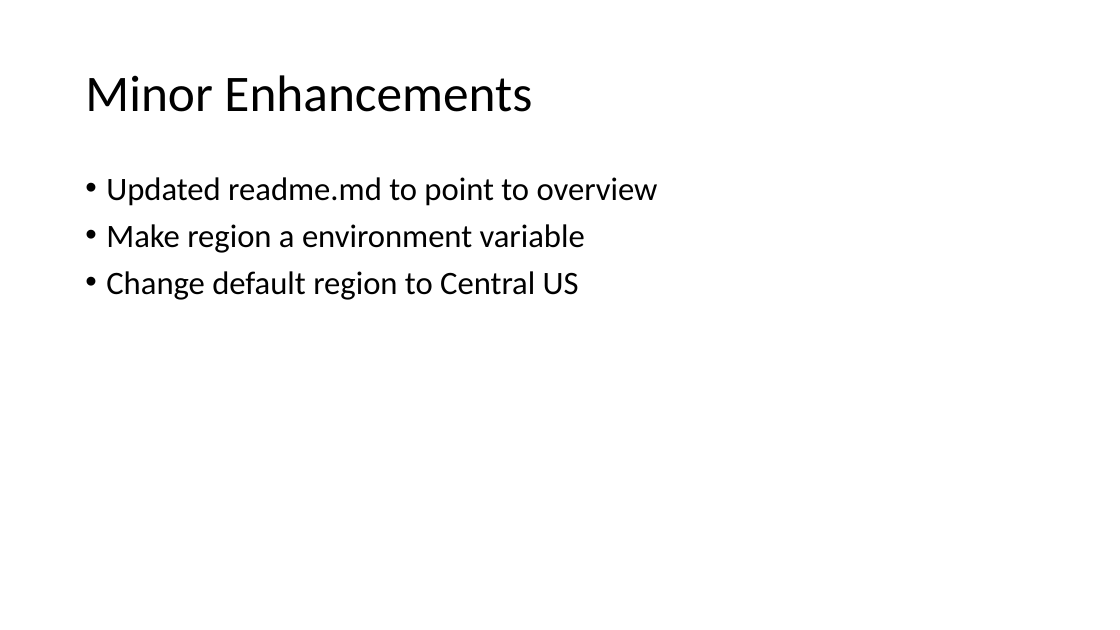
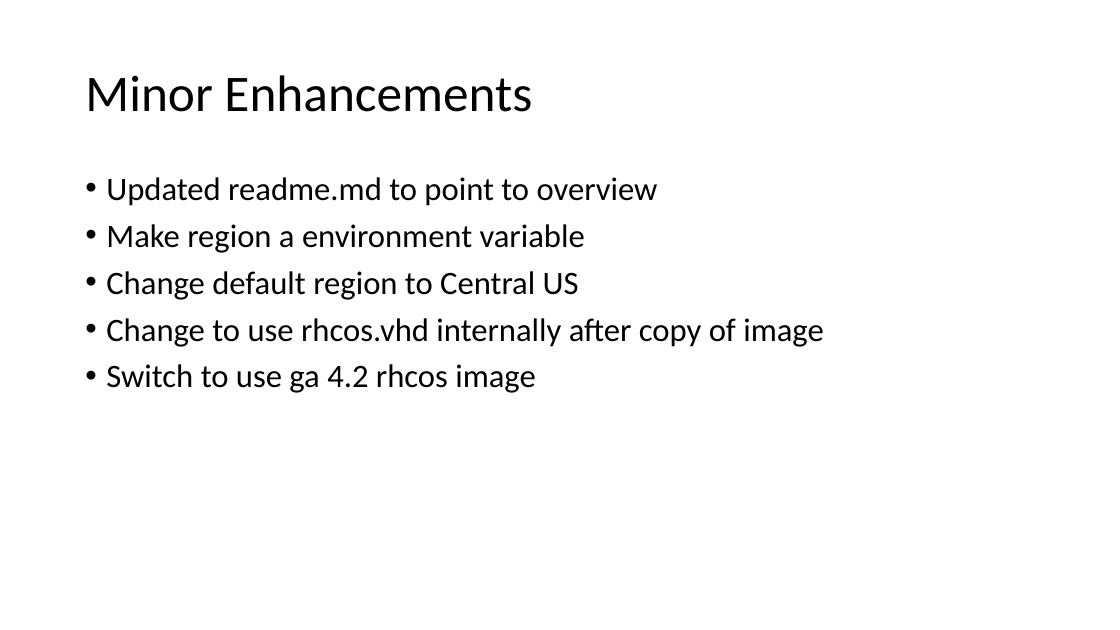
Before and after one commit to glennswest/ocpupi4azure, a slide deck: slide 8 of doc/azocpupidemo3.pptx (slide 7 before the commit). Drawn at 1120x630 pixels with LibreOffice and Linux fonts; fonts in the diff are those of the drawing. Boxes give left, top, right and bottom in pixels: in the first picture for what was removed or moved away, otherwise in the second. Text is boxed around its words. In the diff, an @@ line names an element or a change of style, - is before the commit and + after.

```diff
--- a/doc/azocpupidemo3.pptx
+++ b/doc/azocpupidemo3.pptx
@@ text at (x1=106, y1=318, x2=824, y2=393): paragraphs added @@
+• Change to use rhcos.vhd internally after copy of image
+• Switch to use ga 4.2 rhcos image
```
Also in this commit, not shown: 4 other slides changed, 26 slides added, 1 slide removed, 2 other files.
